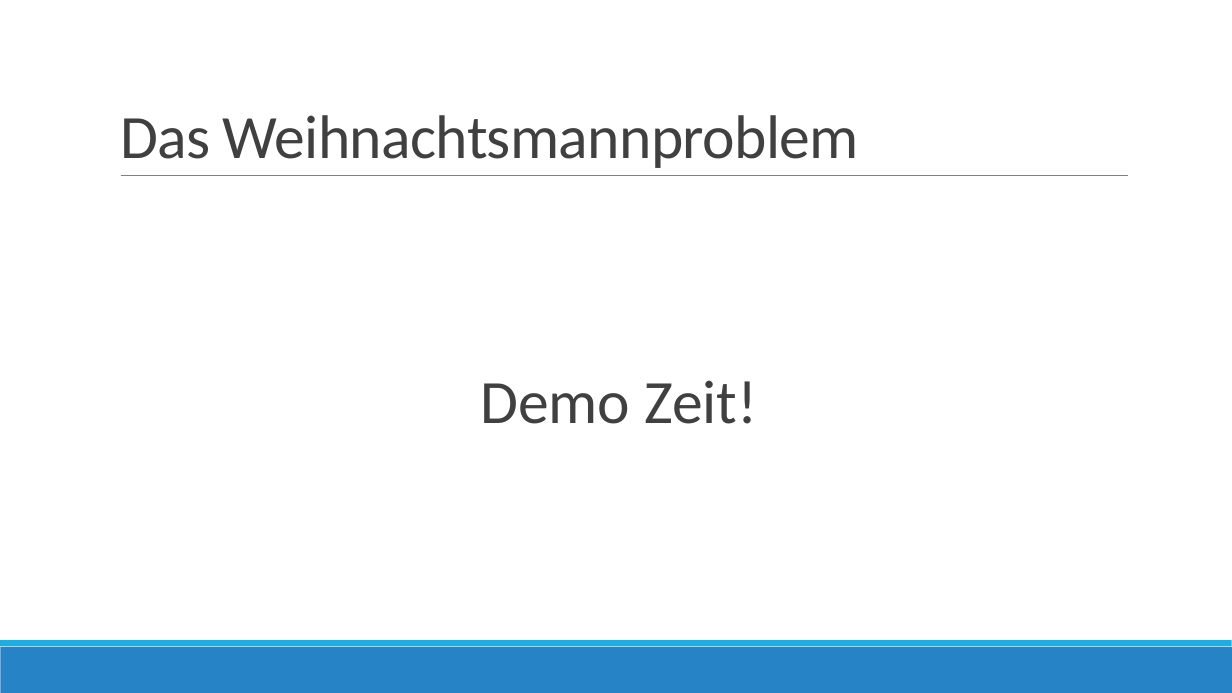
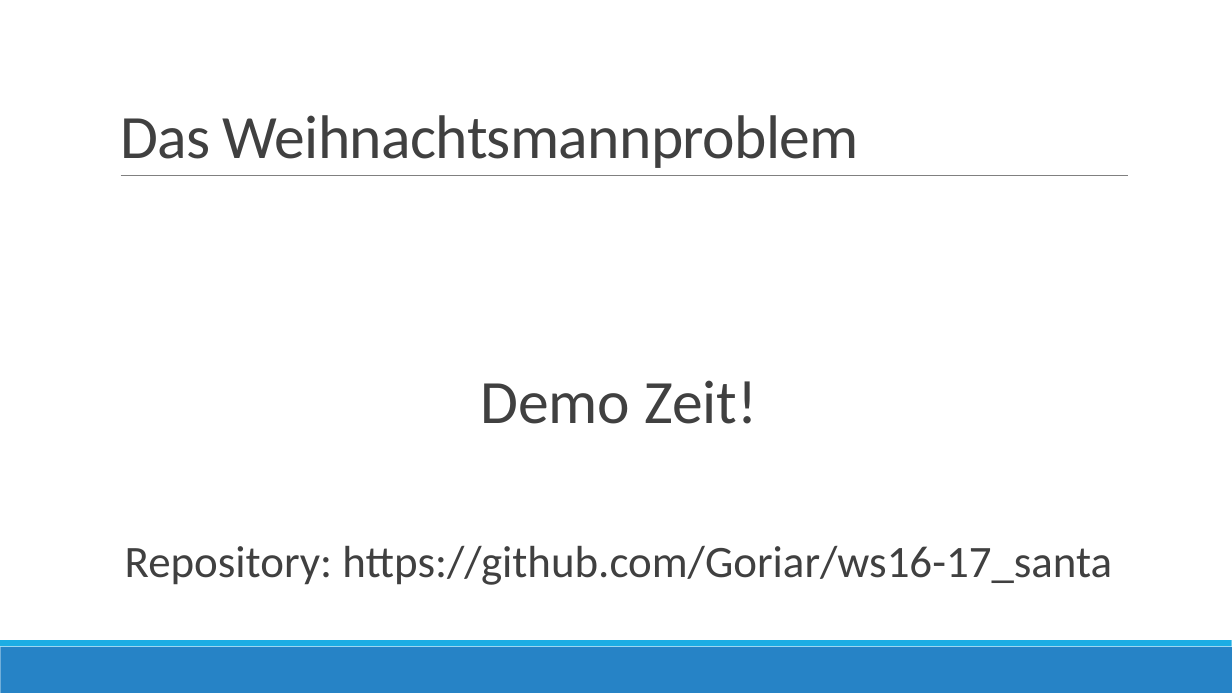
Before and after one commit to Goriar/ws16-17_santa, a slide deck: slide 21 of präsi.pptx. Drawn at 1232x693 pixels with LibreOffice and Linux fonts; fonts in the diff are those of the drawing; background and template pictures are left out. Boxes give left, top, right and bottom in pixels: in the first picture for what was removed or moved away, otherwise in the second. Text is boxed around its words. In the diff, an @@ line names an element or a change of style, - is before the commit and + after.

```diff
--- a/präsi.pptx
+++ b/präsi.pptx
@@ text at <box>125,546,1112,585</box>: paragraph added @@
+Repository: https://github.com/Goriar/ws16-17_santa
```
Also in this commit, not shown: 2 other slides changed.
